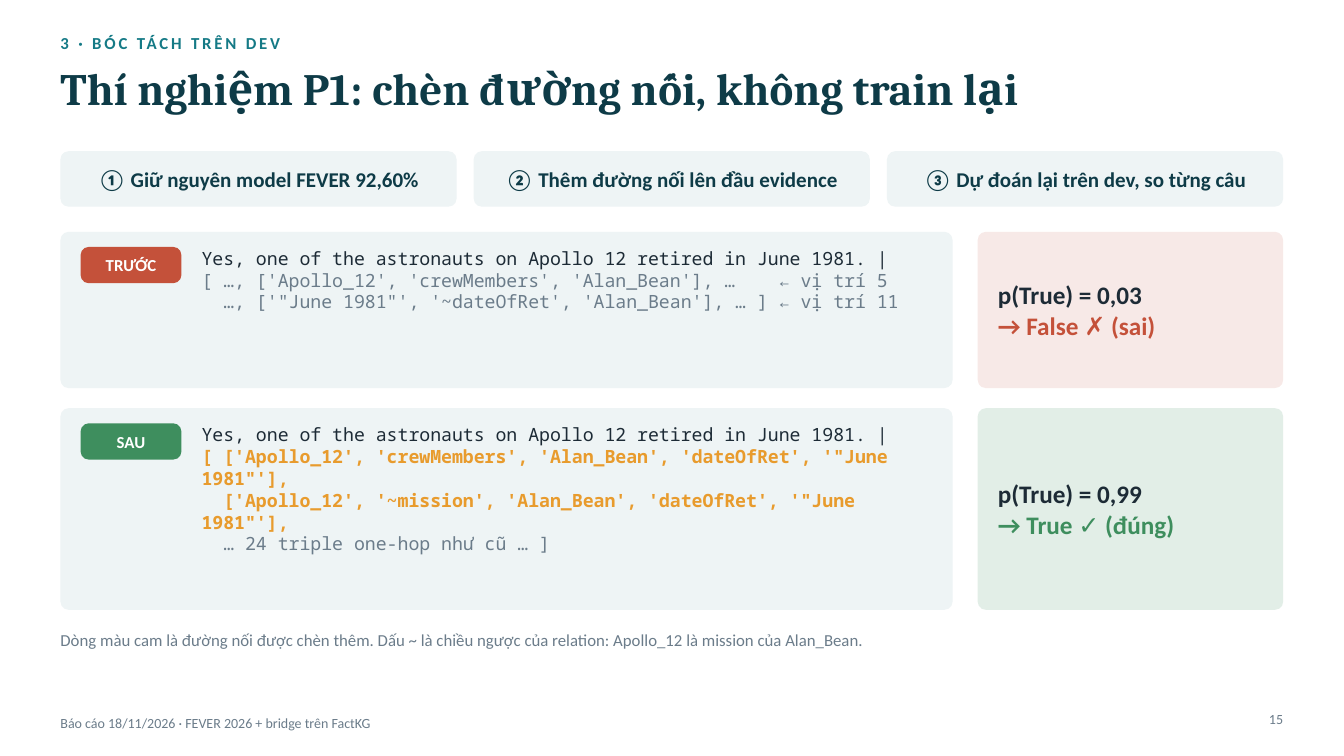
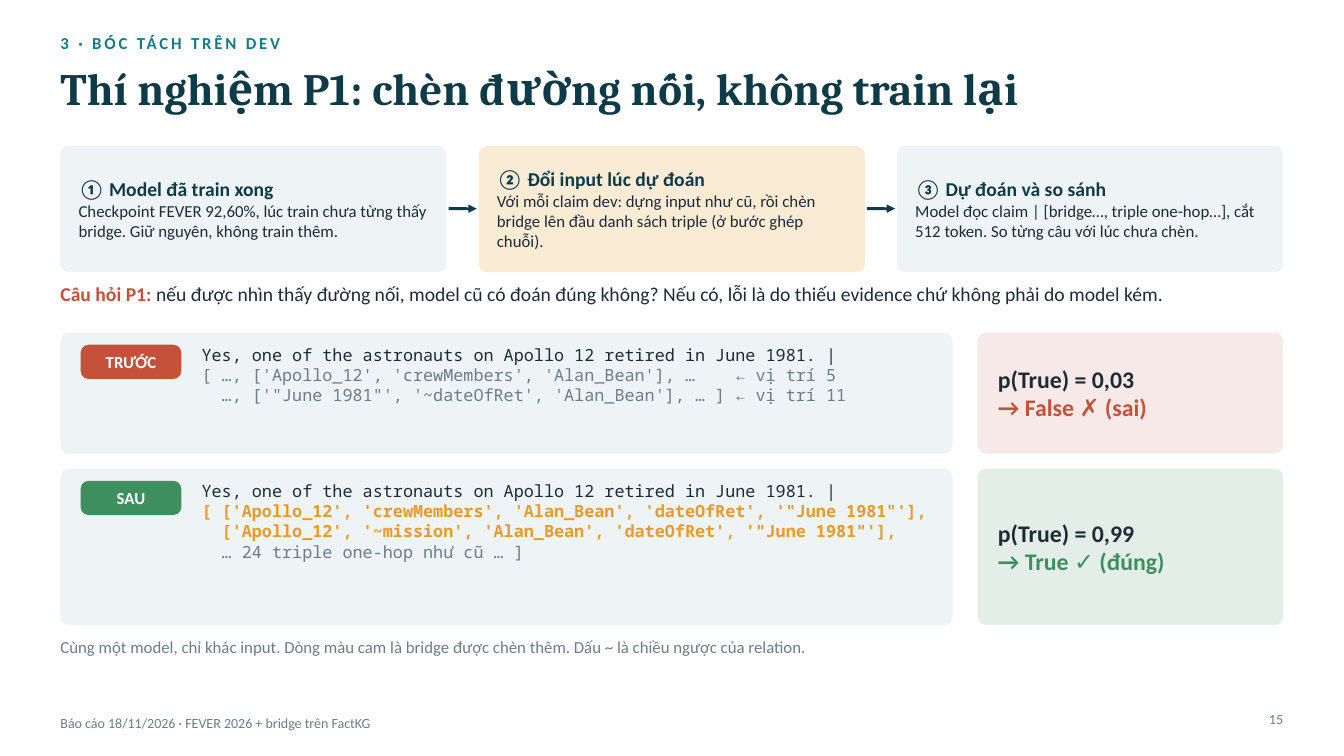
Before and after one commit to duyanhle17/FactKG, a slide deck: slide 15 of ý tưởng + thực nghiệm/báo cáo 18_11 - slide.pptx. Drawn at 1344x756 pixels with LibreOffice and Linux fonts; fonts in the diff are those of the drawing. Boxes give left, top, right and bottom in pixels: in the first picture for what was removed or moved away, otherwise in the second. Text is boxed around its words. In the diff, an @@ line names an element or a change of style, - is before the commit and + after.

```diff
--- a/ý tưởng + thực nghiệm/báo cáo 18_11 - slide.pptx
+++ b/ý tưởng + thực nghiệm/báo cáo 18_11 - slide.pptx
@@ proportions changed in 6 elements at box(81, 481, 181, 515), box(81, 345, 181, 379), box(60, 469, 953, 625), box(978, 469, 1284, 625), box(60, 333, 953, 454), box(60, 146, 447, 272) @@
@@ rounded rectangle: place and size @@
-rounded rectangle at box(60, 151, 457, 207)
+rounded rectangle at box(60, 146, 447, 272)
@@ rounded rectangle added at box(479, 146, 865, 272), fill #E89B2D at 20% opacity @@
@@ rounded rectangle: place and size @@
-rounded rectangle at box(978, 232, 1284, 388)
+rounded rectangle at box(897, 146, 1284, 272)
@@ rounded rectangle at box(897, 146, 1284, 272): fill #C4513A at 12% opacity to #EEF4F5; proportions changed @@
@@ text in rounded rectangle at box(98, 170, 418, 191): text removed @@
-① Giữ nguyên model FEVER 92,60%
@@ rounded rectangle removed at box(474, 151, 870, 207) @@
-② Thêm đường nối lên đầu evidence
@@ text added at box(497, 170, 815, 249), 12 pt, text #1D2B36 @@
+② Đổi input lúc dự đoán
+Với mỗi claim dev: dựng input như cũ, rồi chèn bridge lên đầu danh sách triple (ở bước ghép chuỗi).
@@ rounded rectangle removed at box(887, 151, 1284, 207) @@
-③ Dự đoán lại trên dev, so từng câu
@@ text added at box(79, 180, 427, 240), 12 pt, text #1D2B36 @@
+① Model đã train xong
+Checkpoint FEVER 92,60%, lúc train chưa từng thấy bridge. Giữ nguyên, không train thêm.
@@ arrow added from (449, 209) to (477, 209), #0E3B47 2 pt @@
@@ arrow added from (867, 209) to (895, 209), #0E3B47 2 pt @@
@@ text added at box(915, 180, 1254, 240), 12 pt, text #1D2B36 @@
+③ Dự đoán và so sánh
+Model đọc claim | [bridge…, triple one-hop…], cắt 512 token. So từng câu với lúc chưa chèn.
@@ text added at box(60, 285, 1163, 305), 14 pt, text #1D2B36 @@
+Câu hỏi P1: nếu được nhìn thấy đường nối, model cũ có đoán đúng không? Nếu có, lỗi là do thiếu evidence chứ không phải do model kém.
@@ rounded rectangle: place and size @@
-rounded rectangle at box(60, 232, 953, 388)
+rounded rectangle at box(60, 333, 953, 454)
@@ rounded rectangle "TRƯỚC": place and size @@
-rounded rectangle "TRƯỚC" at box(81, 247, 181, 283)
+rounded rectangle "TRƯỚC" at box(81, 345, 181, 379)
@@ text "Yes, one of the astronauts ..." at box(202, 348, 846, 404): size 13 to 12 pt @@
@@ text "Yes, one of the astronauts ...": place and size @@
-text "Yes, one of the astronauts ..." at box(202, 251, 899, 311)
+text "Yes, one of the astronauts ..." at box(202, 348, 846, 404)
@@ rounded rectangle added at box(978, 333, 1284, 454), fill #C4513A at 12% opacity @@
@@ text "p(True) = 0,03" at box(998, 370, 1147, 420): size 18 to 17 pt @@
@@ text "p(True) = 0,03": place and size @@
-text "p(True) = 0,03" at box(998, 285, 1155, 339)
+text "p(True) = 0,03" at box(998, 370, 1147, 420)
@@ rounded rectangle: place and size @@
-rounded rectangle at box(60, 408, 953, 610)
+rounded rectangle at box(60, 469, 953, 625)
@@ rounded rectangle: place and size @@
-rounded rectangle at box(978, 408, 1284, 610)
+rounded rectangle at box(978, 469, 1284, 625)
@@ text "p(True) = 0,99": place and size @@
-text "p(True) = 0,99" at box(998, 484, 1174, 538)
+text "p(True) = 0,99" at box(998, 524, 1164, 574)
@@ text "p(True) = 0,99" at box(998, 524, 1164, 574): size 18 to 17 pt @@
@@ rounded rectangle "SAU": place and size @@
-rounded rectangle "SAU" at box(81, 423, 181, 460)
+rounded rectangle "SAU" at box(81, 481, 181, 515)
@@ text "Yes, one of the astronauts ...": place and size @@
-text "Yes, one of the astronauts ..." at box(202, 427, 887, 555)
+text "Yes, one of the astronauts ..." at box(202, 484, 927, 562)
@@ text "Yes, one of the astronauts ..." at box(202, 484, 927, 562): size 13 to 12 pt @@
@@ text at box(60, 640, 805, 656): text changed @@
-Dòng màu cam là đường nối được chèn thêm. Dấu ~ là chiều ngược của relation: Apollo_12 là mission của Alan_Bean.
+Cùng một model, chỉ khác input. Dòng màu cam là bridge được chèn thêm. Dấu ~ là chiều ngược của relation.
```
Also in this commit, not shown: 1 other slide changed, 1 other file.
